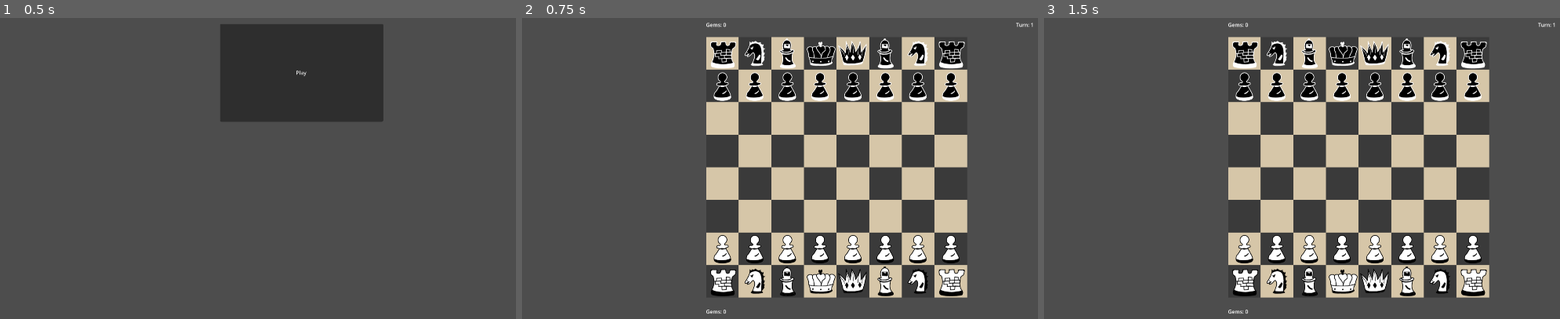
Above: before the commit, frames 1-3 (left to right).
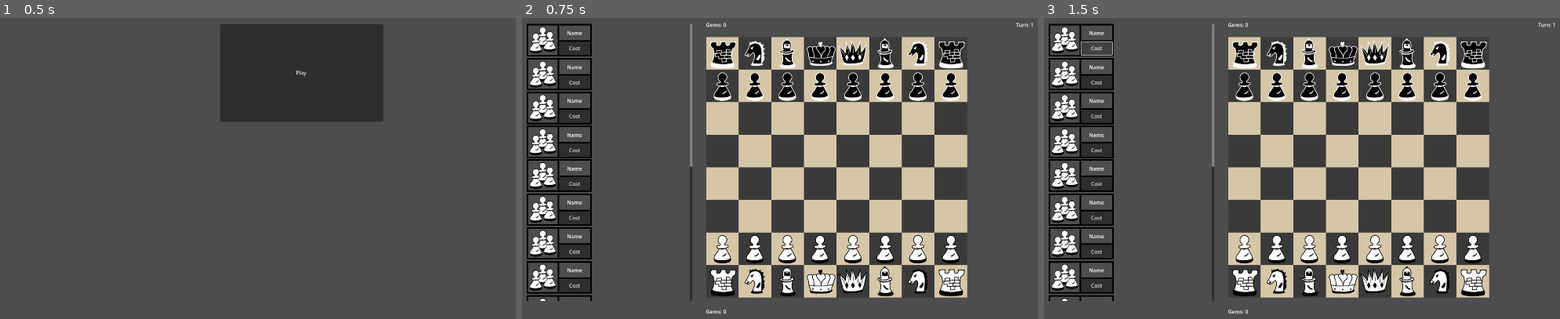
Above: after the commit, the same moments.

Repository: KristianPrifti/Upgraded-Chess-Game
Game: Godot game, scene res://main_menu.tscn
Two runs of this game, one before a commit and one after it. Both use one fixed random seed, a clock stepped at 60 frames per second and the inputs below.
Inputs (mouse positions are in pixels of both pictures, inside the frame that each line leads up to):
- Up to frame 1 (0.5 s): no input
- Up to frame 2 (0.75 s): click "Play" at 0.5 s
- Up to frame 3 (1.5 s): click (1095, 48) at 1.25 s, where only the run after the commit has a clickable "Cost"

Frame 1 is identical in both runs. In frame 2, 7.1% of the frame differs, in the area x 0-33%, y 1-95%; in frame 3, 6.9%.

Commit message:
add a simple prototype of the scroll window with the abilities

Diff:
--- a/game_menu.tscn
+++ b/game_menu.tscn
@@ -1,9 +1,10 @@
-[gd_scene load_steps=5 format=3 uid="uid://bec253yxf1oy3"]
+[gd_scene load_steps=6 format=3 uid="uid://bec253yxf1oy3"]
 
 [ext_resource type="Texture2D" uid="uid://cwucgof4krgiv" path="res://assets/Chess_Board.png" id="1_6rly3"]
 [ext_resource type="Script" path="res://scripts/grid.gd" id="2_4gq53"]
 [ext_resource type="PackedScene" uid="uid://psptmt5hck0t" path="res://player.tscn" id="3_armrn"]
 [ext_resource type="Script" path="res://scripts/active_squares.gd" id="4_8rch1"]
+[ext_resource type="PackedScene" uid="uid://c27gyc04ht5nt" path="res://upgrade_window.tscn" id="5_kwmur"]
 
 [node name="game_menu" type="Node2D"]
 
@@ -276,3 +277,63 @@
 [node name="active_squares" type="Node2D" parent="."]
 position = Vector2(600, 140)
 script = ExtResource("4_8rch1")
+
+[node name="ScrollContainer" type="ScrollContainer" parent="."]
+custom_minimum_size = Vector2(200, 850)
+offset_left = 50.0
+offset_top = 100.0
+offset_right = 558.0
+offset_bottom = 300.0
+horizontal_scroll_mode = 0
+
+[node name="VBoxContainer" type="VBoxContainer" parent="ScrollContainer"]
+layout_mode = 2
+size_flags_horizontal = 3
+
+[node name="Node2D" parent="ScrollContainer/VBoxContainer" instance=ExtResource("5_kwmur")]
+layout_mode = 2
+
+[node name="Node2D2" parent="ScrollContainer/VBoxContainer" instance=ExtResource("5_kwmur")]
+layout_mode = 2
+
+[node name="Node2D3" parent="ScrollContainer/VBoxContainer" instance=ExtResource("5_kwmur")]
+layout_mode = 2
+
+[node name="Node2D4" parent="ScrollContainer/VBoxContainer" instance=ExtResource("5_kwmur")]
+layout_mode = 2
+
+[node name="Node2D5" parent="ScrollContainer/VBoxContainer" instance=ExtResource("5_kwmur")]
+layout_mode = 2
+
+[node name="Node2D6" parent="ScrollContainer/VBoxContainer" instance=ExtResource("5_kwmur")]
+layout_mode = 2
+
+[node name="Node2D7" parent="ScrollContainer/VBoxContainer" instance=ExtResource("5_kwmur")]
+layout_mode = 2
+
+[node name="Node2D8" parent="ScrollContainer/VBoxContainer" instance=ExtResource("5_kwmur")]
+layout_mode = 2
+
+[node name="Node2D9" parent="ScrollContainer/VBoxContainer" instance=ExtResource("5_kwmur")]
+layout_mode = 2
+
+[node name="Node2D10" parent="ScrollContainer/VBoxContainer" instance=ExtResource("5_kwmur")]
+layout_mode = 2
+
+[node name="Node2D11" parent="ScrollContainer/VBoxContainer" instance=ExtResource("5_kwmur")]
+layout_mode = 2
+
+[node name="Node2D12" parent="ScrollContainer/VBoxContainer" instance=ExtResource("5_kwmur")]
+layout_mode = 2
+
+[node name="Node2D13" parent="ScrollContainer/VBoxContainer" instance=ExtResource("5_kwmur")]
+layout_mode = 2
+
+[node name="Node2D14" parent="ScrollContainer/VBoxContainer" instance=ExtResource("5_kwmur")]
+layout_mode = 2
+
+[node name="Node2D15" parent="ScrollContainer/VBoxContainer" instance=ExtResource("5_kwmur")]
+layout_mode = 2
+
+[node name="Node2D16" parent="ScrollContainer/VBoxContainer" instance=ExtResource("5_kwmur")]
+layout_mode = 2
--- /dev/null
+++ b/upgrade_window.tscn
@@ -0,0 +1,31 @@
+[gd_scene load_steps=3 format=3 uid="uid://c27gyc04ht5nt"]
+
+[ext_resource type="Texture2D" uid="uid://b3d5dpg6nvgew" path="res://upgrade_window.png" id="1_e1rcc"]
+[ext_resource type="Texture2D" uid="uid://xv54rqp0qgeh" path="res://pawn_group_temp.png" id="2_tumsu"]
+
+[node name="Node2D" type="Control"]
+custom_minimum_size = Vector2(200, 100)
+layout_mode = 3
+anchors_preset = 0
+offset_bottom = 5.0
+
+[node name="Sprite2D" type="Sprite2D" parent="."]
+position = Vector2(100, 50)
+texture = ExtResource("1_e1rcc")
+
+[node name="Button" type="Button" parent="Sprite2D"]
+offset_top = 5.0
+offset_right = 95.0
+offset_bottom = 45.0
+text = "Cost"
+
+[node name="Label" type="Label" parent="Sprite2D"]
+offset_top = -45.0
+offset_right = 95.0
+text = "Name"
+horizontal_alignment = 1
+vertical_alignment = 1
+
+[node name="PawnGroupTemp" type="Sprite2D" parent="Sprite2D"]
+position = Vector2(-50, 0)
+texture = ExtResource("2_tumsu")
Binary file added: pawn_group_temp.png
Not shown, added: pawn_group_temp.png.import
Binary file added: upgrade_window.png
Not shown, added: upgrade_window.png.import
